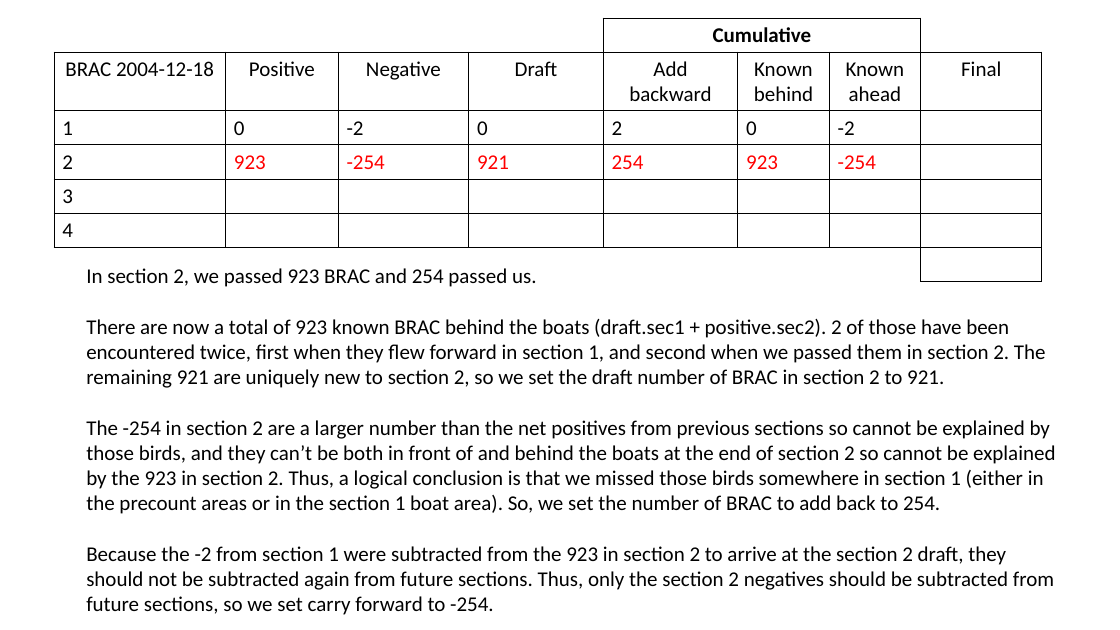
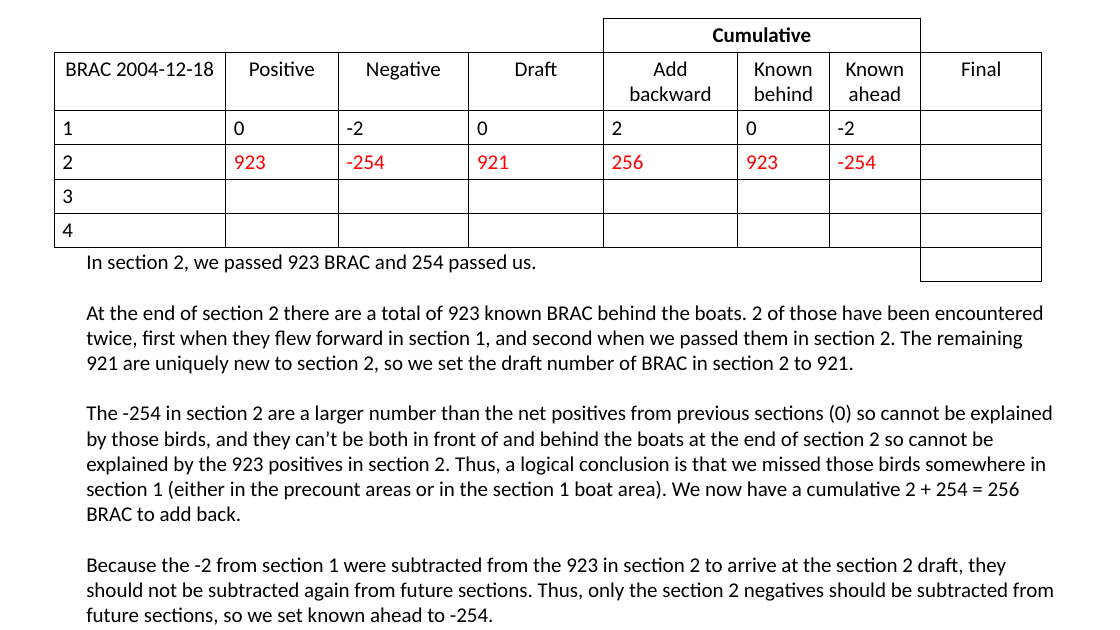
Before and after one commit to scottfjennings/ACR_waterbird_data_management, a slide deck: slide 3 of new_negative_logic_examples.pptx. Drawn at 1120x630 pixels with LibreOffice and Linux fonts; fonts in the diff are those of the drawing. Boxes give left, top, right and bottom in pixels: in the first picture for what was removed or moved away, otherwise in the second. Text is boxed around its words. In the diff, an @@ line names an element or a change of style, - is before the commit and + after.

```diff
--- a/new_negative_logic_examples.pptx
+++ b/new_negative_logic_examples.pptx
@@ table at [54, 18, 1041, 281] @@
-row 4, column 5: 254
+row 4, column 5: 256
@@ text "In section 2, we passed ...": place and size @@
-text "In section 2, we passed ..." at [86, 268, 1055, 615]
+text "In section 2, we passed ..." at [86, 254, 1054, 625]
@@ text at [86, 305, 1054, 625]: text changed @@
-There are now a total of 923 known BRAC behind the boats (draft.sec1 + positive.sec2). 2 of those have been encountered twice, first when they flew forward in section 1, and second when we passed them in section 2. The remaining 921 are uniquely new to section 2, so we set the draft number of BRAC in section 2 to 921.
-The -254 in section 2 are a larger number than the net positives from previous sections so cannot be explained by those birds, and they can’t be both in front of and behind the boats at the end of section 2 so cannot be explained by the 923 in section 2. Thus, a logical conclusion is that we missed those birds somewhere in section 1 (either in the precount areas or in the section 1 boat area). So, we set the number of BRAC to add back to 254.
-Because the -2 from section 1 were subtracted from the 923 in section 2 to arrive at the section 2 draft, they should not be subtracted again from future sections. Thus, only the section 2 negatives should be subtracted from future sections, so we set carry forward to -254.
+At the end of section 2 there are a total of 923 known BRAC behind the boats. 2 of those have been encountered twice, first when they flew forward in section 1, and second when we passed them in section 2. The remaining 921 are uniquely new to section 2, so we set the draft number of BRAC in section 2 to 921.
+The -254 in section 2 are a larger number than the net positives from previous sections (0) so cannot be explained by those birds, and they can’t be both in front of and behind the boats at the end of section 2 so cannot be explained by the 923 positives in section 2. Thus, a logical conclusion is that we missed those birds somewhere in section 1 (either in the precount areas or in the section 1 boat area). We now have a cumulative 2 + 254 = 256 BRAC to add back.
+Because the -2 from section 1 were subtracted from the 923 in section 2 to arrive at the section 2 draft, they should not be subtracted again from future sections. Thus, only the section 2 negatives should be subtracted from future sections, so we set known ahead to -254.
```
Also in this commit, not shown: 19 other slides changed, 1 other file.
